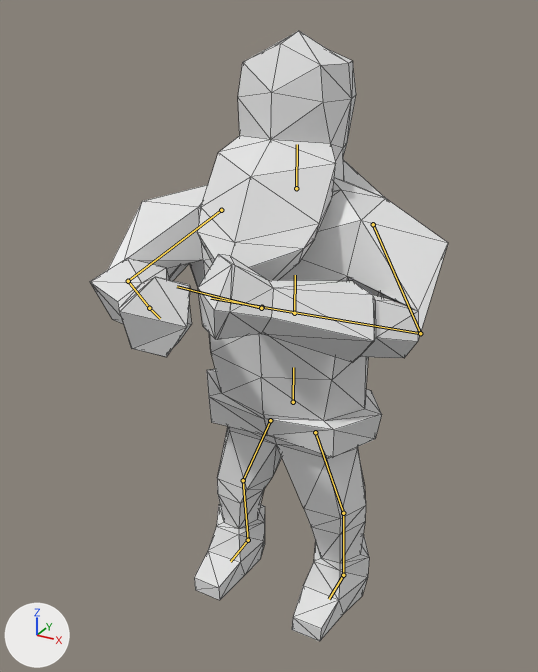
Two versions of the Blender file Animations/WarriorPunch-Stance.blend, one commit apart.
Camera for both pictures: a 50 mm camera at (4.63, -9.18, 9.0) aimed at (0.06, -0.86, 4.84). Every picture has the same lights, and +X, +Y and +Z are marked at lower left. Both versions are drawn at frame 0 of the action 'ArmatureAction.001'; the numbers are the values there. The bones that bend it are drawn over the model as lines. Mesh edges are drawn as thin lines.
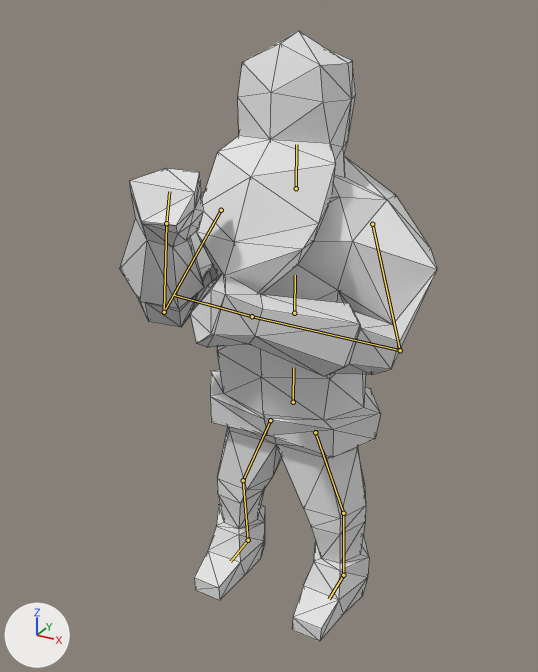
Location of each change, (x1, y1, x2, y2) in pixels of the pictures (538 x 672 px):
'Cube', posed (11% narrower): before (90, 31, 448, 641); after (120, 30, 437, 641)
bone 'Shoulder.R', root to tip: before (221, 210) to (128, 281); after (221, 210) to (164, 312)
bone 'Arm.R', root to tip: before (128, 281) to (149, 308); after (164, 312) to (166, 223)
bone 'Shoulder.L', root to tip: before (373, 224) to (420, 333); after (372, 224) to (400, 350)
bone 'Arm.L', root to tip: before (420, 333) to (262, 307); after (400, 350) to (252, 316)
bone 'Hand.L', root to tip: before (262, 307) to (211, 298); after (252, 316) to (205, 303)

The change, as a diff of the scene's bpy script:
```diff
--- a/Animations/WarriorPunch-Stance.blend.py
+++ b/Animations/WarriorPunch-Stance.blend.py
@@ bone_shoulder_r @@
 bone_shoulder_r = bpy.data.objects['Armature'].pose.bones['Shoulder.R']  # child of 'Chest'
-bone_shoulder_r.rotation_quaternion = (0.929, 0.129, -0.1, -0.332)  # degrees (18, -6, -40)
+bone_shoulder_r.rotation_quaternion = (0.939, 0.3, -0.032, -0.166)  # degrees (35, 2, -19)
@@ bone_arm_r @@
 bone_arm_r = bpy.data.objects['Armature'].pose.bones['Arm.R']  # child of 'Shoulder.R'
-bone_arm_r.rotation_quaternion = (0.741, -0.659, -0.038, -0.123)  # degrees (-82, -13, -8)
+bone_arm_r.rotation_quaternion = (0.539, -0.828, -0.154, 0.015)  # degrees (-115, -8, 16)
@@ bone_shoulder_l @@
 bone_shoulder_l = bpy.data.objects['Armature'].pose.bones['Shoulder.L']  # child of 'Chest'
-bone_shoulder_l.rotation_quaternion = (0.955, -0.177, -0.037, 0.235)  # degrees (-21, 1, 28)
+bone_shoulder_l.rotation_quaternion = (0.978, -0.008, 0.097, 0.182)  # degrees (1, 11, 21)
@@ bone_arm_l @@
 bone_arm_l = bpy.data.objects['Armature'].pose.bones['Arm.L']  # child of 'Shoulder.L'
-bone_arm_l.rotation_quaternion = (0.715, -0.667, 0.023, 0.209)  # degrees (-83, 18, 16)
+bone_arm_l.rotation_quaternion = (0.555, -0.728, 0.359, -0.183)  # degrees (-109, 8, -47)
@@ bone_hand_l @@
 bone_hand_l = bpy.data.objects['Armature'].pose.bones['Hand.L']  # child of 'Arm.L'
-bone_hand_l.rotation_quaternion = (1.0, 0.0, 0.0, 0.0)  # degrees (0, 0, 0)
+bone_hand_l.rotation_quaternion = (0.999, -0.035, 0.04, 0.009)  # degrees (-4, 5, 1)
```
